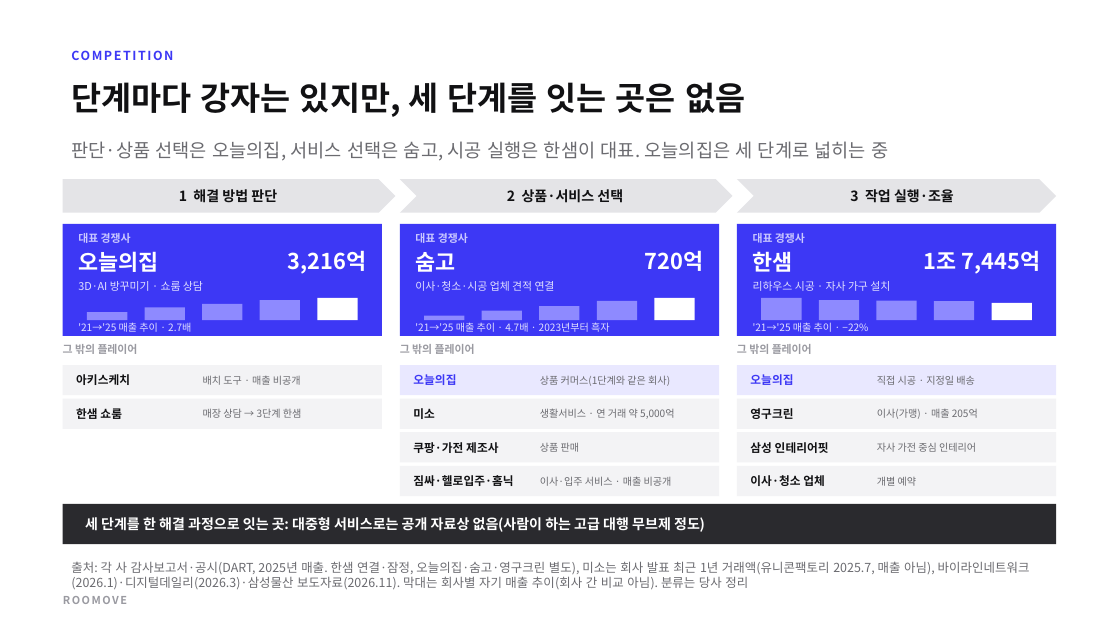
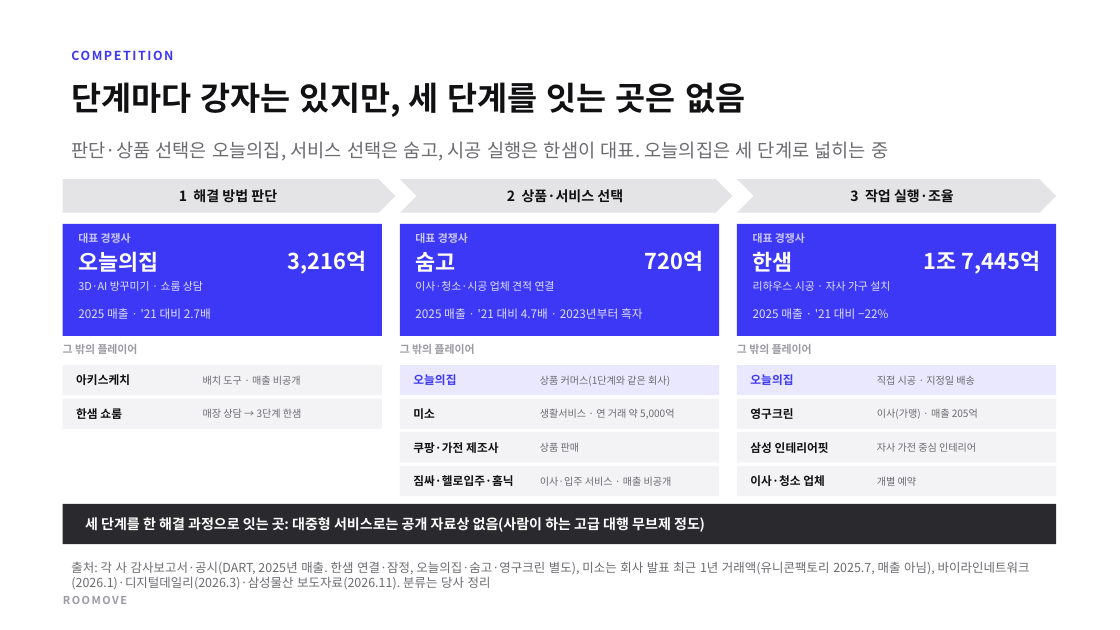
Before and after one commit to stwpst10-collab/teoo, a slide deck: slide 8 of 20-ROOMOVE/산출물/ROOMOVE IR 덱 2026-11-28 v1.pptx. Drawn at 1120x630 pixels with LibreOffice and Linux fonts; fonts in the diff are those of the drawing. Boxes give left, top, right and bottom in pixels: in the first picture for what was removed or moved away, otherwise in the second. Text is boxed around its words. In the diff, an @@ line names an element or a change of style, - is before the commit and + after.

```diff
--- a/20-ROOMOVE/산출물/ROOMOVE IR 덱 2026-11-28 v1.pptx
+++ b/20-ROOMOVE/산출물/ROOMOVE IR 덱 2026-11-28 v1.pptx
@@ rectangle removed at box(317, 298, 357, 320) @@
@@ rectangle removed at box(654, 298, 694, 320) @@
@@ rectangle removed at box(762, 298, 802, 320) @@
@@ text at box(78, 308, 211, 319): text changed; size 6.5 to 7.5 pt @@
-'21→'25 매출 추이 · 2.7배
+2025 매출 · '21 대비 2.7배
@@ rectangle removed at box(87, 312, 128, 320) @@
@@ rectangle removed at box(144, 307, 185, 320) @@
@@ rectangle removed at box(203, 304, 243, 320) @@
@@ rectangle removed at box(260, 300, 300, 320) @@
@@ text at box(415, 308, 643, 319): text changed; size 6.5 to 7.5 pt @@
-'21→'25 매출 추이 · 4.7배 · 2023년부터 흑자
+2025 매출 · '21 대비 4.7배 · 2023년부터 흑자
@@ rectangle removed at box(424, 316, 465, 320) @@
@@ rectangle removed at box(482, 310, 522, 320) @@
@@ rectangle removed at box(540, 306, 580, 320) @@
@@ rectangle removed at box(597, 301, 637, 320) @@
@@ text at box(753, 308, 888, 319): text changed; size 6.5 to 7.5 pt @@
-'21→'25 매출 추이 · −22%
+2025 매출 · '21 대비 −22%
@@ rectangle removed at box(819, 300, 859, 320) @@
@@ rectangle removed at box(877, 300, 917, 320) @@
@@ rectangle removed at box(934, 301, 974, 320) @@
@@ rectangle removed at box(991, 302, 1032, 320) @@
@@ text at box(71, 561, 1030, 589): text changed @@
-출처: 각 사 감사보고서·공시(DART, 2025년 매출. 한샘 연결·잠정, 오늘의집·숨고·영구크린 별도), 미소는 회사 발표 최근 1년 거래액(유니콘팩토리 2025.7, 매출 아님), 바이라인네트워크(2026.1)·디지털데일리(2026.3)·삼성물산 보도자료(2026.11). 막대는 회사별 자기 매출 추이(회사 간 비교 아님). 분류는 당사 정리
+출처: 각 사 감사보고서·공시(DART, 2025년 매출. 한샘 연결·잠정, 오늘의집·숨고·영구크린 별도), 미소는 회사 발표 최근 1년 거래액(유니콘팩토리 2025.7, 매출 아님), 바이라인네트워크(2026.1)·디지털데일리(2026.3)·삼성물산 보도자료(2026.11). 분류는 당사 정리
```
Also in this commit, not shown: 1 other file.
